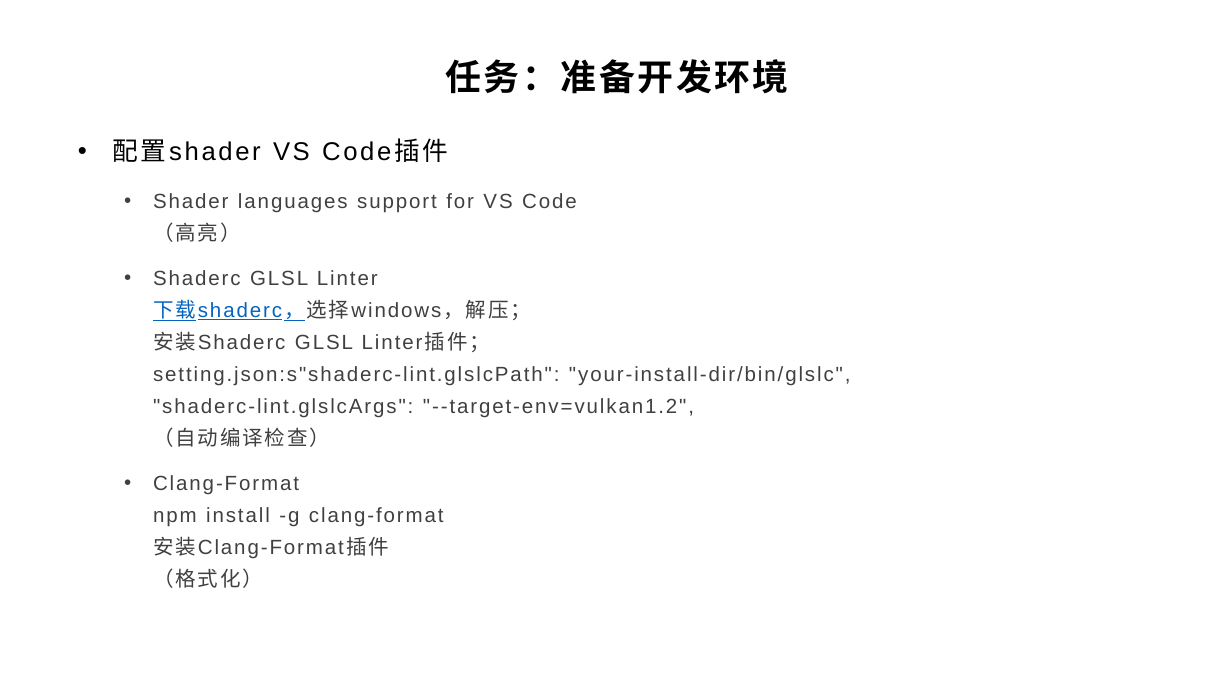
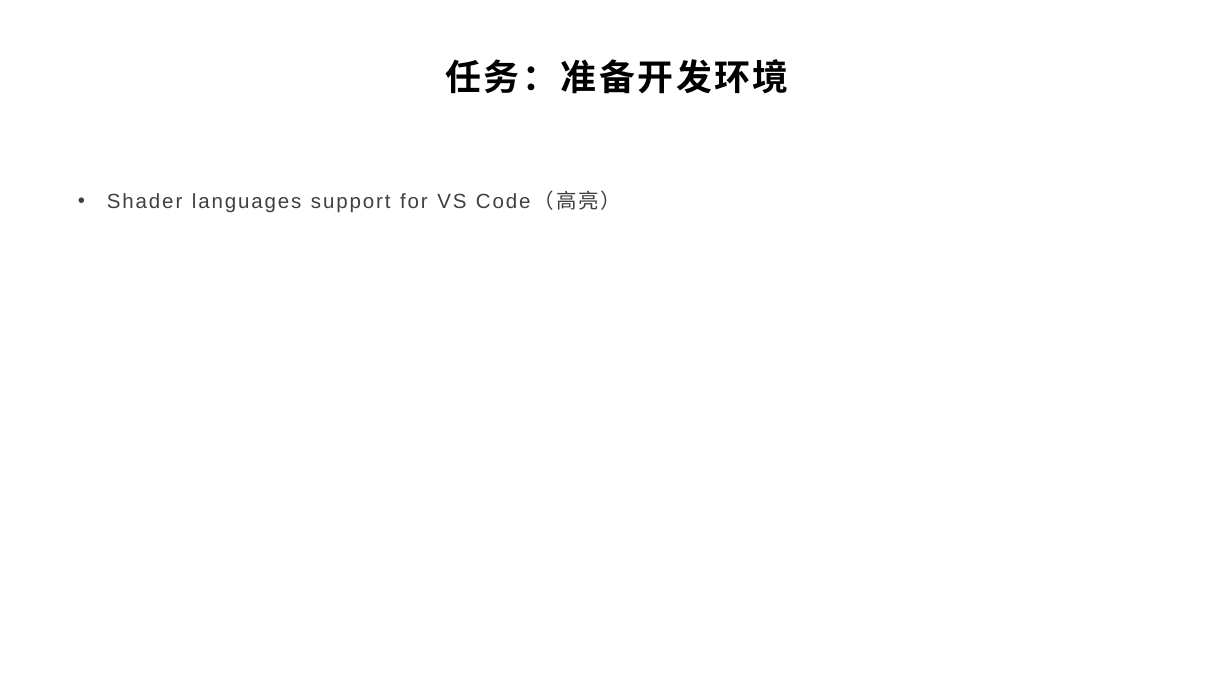
Before and after one commit to yyc-git/PotorealisticRenderEdu-3, a slide deck: slide 21 of lessons/2_triangle/ppt/第二节课.pptx. Drawn at 1232x693 pixels with LibreOffice and Linux fonts; fonts in the diff are those of the drawing; background and template pictures are left out. Boxes give left, top, right and bottom in pixels: in the first picture for what was removed or moved away, otherwise in the second. Text is boxed around its words. In the diff, an @@ line names an element or a change of style, - is before the commit and + after.

```diff
--- a/lessons/2_triangle/ppt/第二节课.pptx
+++ b/lessons/2_triangle/ppt/第二节课.pptx
@@ text removed at bbox=[113, 139, 167, 162] @@
-• 配置shader VS Code插件
@@ text at bbox=[107, 190, 622, 213]: text changed @@
-  • Shader languages support for VS Code
-    （高亮）
-  • Shaderc GLSL Linter
-    下载shaderc，选择windows，解压；
-    安装Shaderc GLSL Linter插件；
-    setting.json:s"shaderc-lint.glslcPath": "your-install-dir/bin/glslc",
-    "shaderc-lint.glslcArgs": "--target-env=vulkan1.2",
-    （自动编译检查）
-  • Clang-Format
-    npm install -g clang-format
-    安装Clang-Format插件
-    （格式化）
+• Shader languages support for VS Code（高亮）
```
Also in this commit, not shown: 6 other slides changed, 4 slides added, 1 slide removed, 4 other files.
